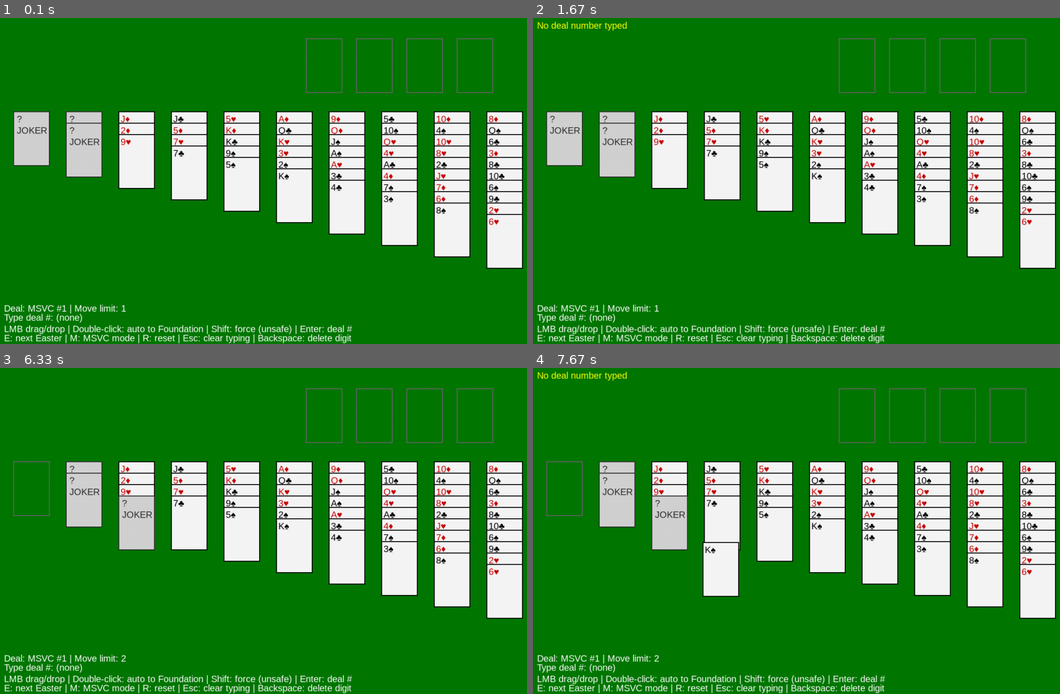
Above: before the commit, frames 1-4 (two rows, left to right).
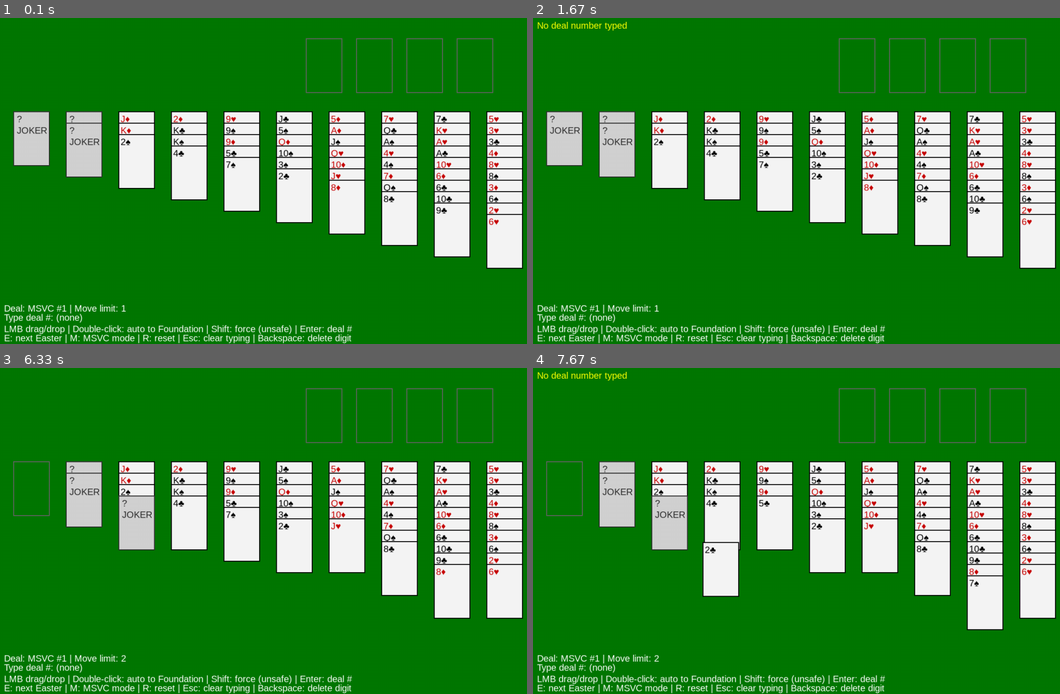
Above: after the commit, the same moments.

Repository: gwahak/boardgame
Game: pygame game, started from tokkicell.py
Two runs of this game, one before a commit and one after it. Both use one fixed random seed, a clock stepped at 60 frames per second and the inputs below.
Inputs (mouse positions are in pixels of both pictures, inside the frame that each line leads up to):
- Up to frame 1 (0.1 s): no input
- Up to frame 2 (1.67 s): click "?" at 0.38 s; press the mouse at (828, 194) at 0.7 s; move the mouse to (780, 197) at 0.8 s; release the mouse at (738, 200) at 0.93 s; tap Enter at 1.5 s
- Up to frame 3 (6.33 s): press the mouse at (31, 488) at 1.87 s; move the mouse to (84, 517) at 1.97 s; release the mouse at (142, 544) at 2.1 s; tap Enter at 3.67 s; press the mouse at (347, 557) at 6.03 s; move the mouse to (405, 566) at 6.13 s; release the mouse at (469, 576) at 6.27 s
- Up to frame 4 (7.67 s): tap Enter at 6.33 s; press the mouse at (775, 534) at 7.2 s; move the mouse to (886, 573) at 7.3 s; release the mouse at (996, 612) at 7.43 s; press the mouse at (828, 511) at 7.53 s; move the mouse to (722, 547) at 7.63 s

The runs differ from the first frame. In frame 1, 1.3% of the frame differs, in the area x 22-96%, y 29-61%; in frame 2, 1.3%; in frame 3, 2.0%; in frame 4, 2.6%, in the area x 22-96%, y 29-81%.

Commit message:
Update tokkicell.py

Diff:
--- a/tokkicell.py
+++ b/tokkicell.py
@@ -14,8 +14,20 @@
     suit = SUITS_CDHS[card_id % 4]
     rank = RANKS_CDHS[card_id // 4]
     return f"{rank}{suit}"
-
-def tokki_deal(gamenumber: int) -> List[List[int]]:
+def tokki_deal(gamenumber: int, way: str = "vertical") -> List[List[int]]:
+    """
+    way:
+      - "vertical"   : 기존 3..10 세로 slice
+      - "horizontal" : 8/8/8/7/.. right-justified 가로 삼각형
+    """
+    if way == "vertical":
+        return tokki_deal_vertical(gamenumber)
+    elif way == "horizontal":
+        return tokki_deal_horizontal(gamenumber)
+    else:
+        raise ValueError(f"Unknown tokki_deal way: {way}")
+
+def tokki_deal_vertical(gamenumber: int) -> List[List[int]]:
     """
     TokkiCell deal:
     - 10 cascades total
@@ -47,6 +59,37 @@
             idx += need
     return casc
 
+def tokki_deal_horizontal(gamenumber: int) -> List[List[int]]:
+    """
+    TokkiCell deal:
+    - 10 cascades total
+    - casc[0] gets 1 Joker (added later as special card object)
+    - casc[1] gets 2 Jokers
+    - remaining 8 cascades receive 52 cards as 3..10 cards respectively:
+        casc[2]=3, casc[3]=4, ..., casc[9]=10  (sum=52)
+    """
+    state = gamenumber & 0xFFFFFFFF
+    deck = list(range(52))
+    wLeft = 52
+
+    # shuffle-by-deal, then we will pop in order
+    shuffled: List[int] = []
+    for _ in range(52):
+        state, r = msvc_rand_step(state)
+        j = r % wLeft
+        shuffled.append(deck[j])
+        wLeft -= 1
+        deck[j] = deck[wLeft]
+
+    casc = [[] for _ in range(10)]
+    sizes = [8,8,8,7,6,5,4,3,2,1]  # 52 cards distributed here
+    idx = 0
+    for ci in range(10):
+        for di in range(sizes[ci]):
+
+            casc[10-sizes[ci]+di].append(shuffled[idx])
+            idx += 1
+    return casc
 CardStr = str
 Board = List[List[CardStr]]
 
@@ -149,8 +192,8 @@
         self.deal_mode = deal_mode
         self.deal_number = deal_number
         self.easter_id = easter_id
+        self.deal_way = "horizontal"
         self.reset()
-
     def reset(self):
         self.foundations: List[List[Card]] = [[] for _ in range(4)]
         self.cascades: List[List[Card]] = [[] for _ in range(10)]
@@ -159,7 +202,7 @@
             board = EASTER_DEALS[self.easter_id]
             self.cascades = [[parse_card_str(cs) for cs in col] for col in board]
         else:
-            cols = tokki_deal(self.deal_number)
+            cols = tokki_deal(self.deal_number, way=self.deal_way)
             self.cascades = [[card_from_id(cid) for cid in col] for col in cols]
 
         # place jokers: casc[0]=1, casc[1]=2
